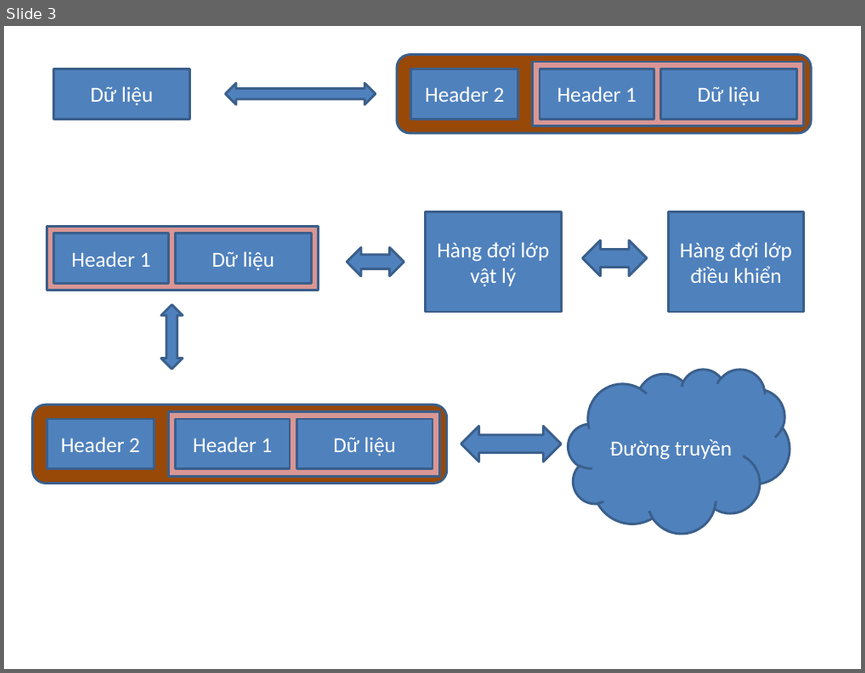
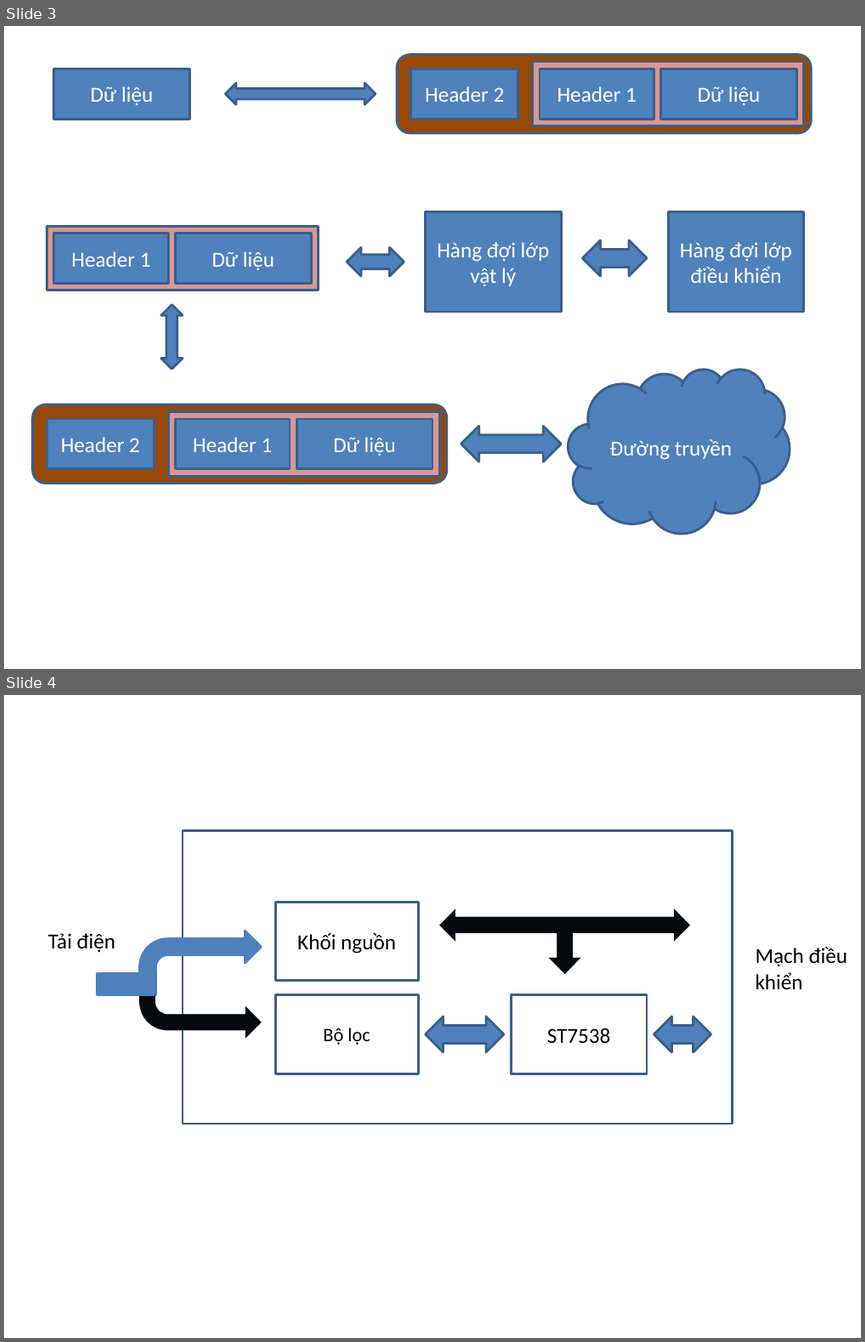
Before and after one commit to drmeo/plm0610, a slide deck: diagram.pptx. Shown one above the other, each under a label of ours: slide 3 before the commit, slides 3 and 4 after it. The pictures are 865x673 and 865x1342 pixels, drawn with LibreOffice and Linux fonts; fonts in the diff are those of the drawing. Boxes give left, top, right and bottom in pixels: in the first picture for what was removed or moved away, otherwise in the second. Text is boxed around its words. In the diff, an @@ line names an element or a change of style, - is before the commit and + after.

```diff
--- a/diagram.pptx
+++ b/diagram.pptx
@@ slide 4 added at [4,695,861,1338], background #FFFFFF @@
@@ rectangle added at [182,830,732,1123], fill #FFFFFF, outline #3A5F8C 2 pt @@
@@ rectangle added at [276,902,419,981], fill #FFFFFF, outline #3A5F8C 2 pt, 18 pt, text #000000 @@
+Khối nguồn
@@ left right up arrow added at [439,909,689,974], fill #4F81BD, outline #3A5F8C 2 pt @@
@@ text added at [48,933,115,953], 18 pt, text #000000 @@
+Tải điện
@@ bent arrow added at [139,930,261,995], fill #4F81BD, outline #4F81BD 2 pt @@
@@ text added at [755,947,847,989], 18 pt, text #000000 @@
+Mạch điều khiển
@@ rectangle added at [97,974,154,995], fill #4F81BD, outline #4F81BD 2 pt @@
@@ bent arrow added at [139,974,261,1038], fill #4F81BD, outline #4F81BD 2 pt @@
@@ rectangle added at [276,995,419,1074], fill #FFFFFF, outline #3A5F8C 2 pt, 16 pt, text #000000 @@
+Bộ lọc
@@ rectangle added at [511,995,647,1074], fill #FFFFFF, outline #3A5F8C 2 pt, 18 pt, text #000000 @@
+ST7538
@@ left right arrow added at [426,1016,505,1052], fill #4F81BD, outline #3A5F8C 2 pt @@
@@ left right arrow added at [653,1016,711,1052], fill #4F81BD, outline #3A5F8C 2 pt @@
```
Also in this commit, not shown: 6 other files.
